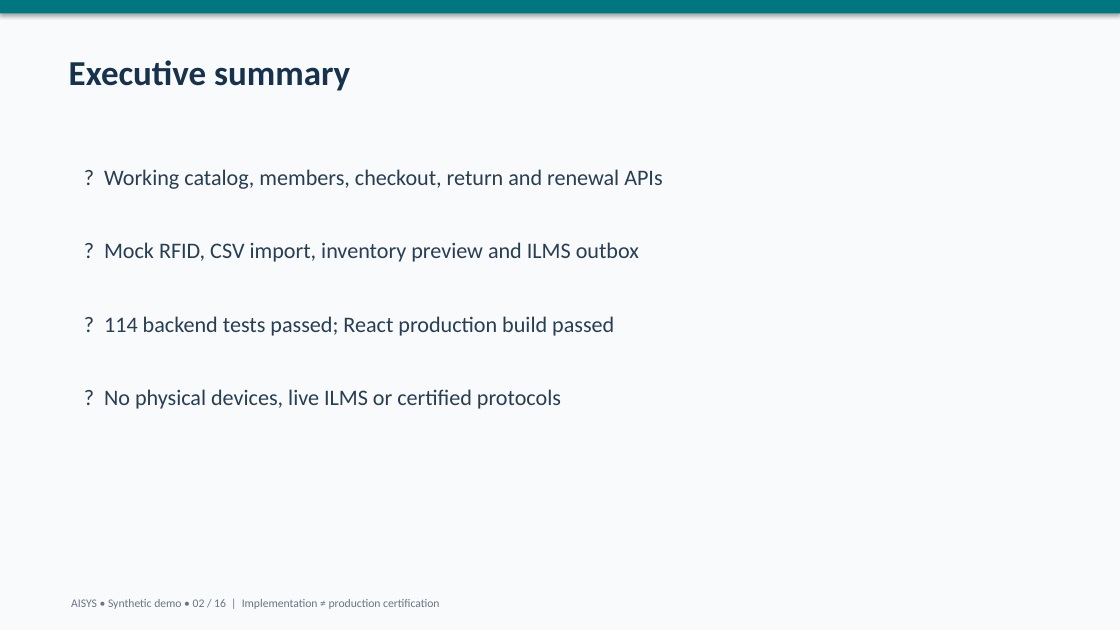
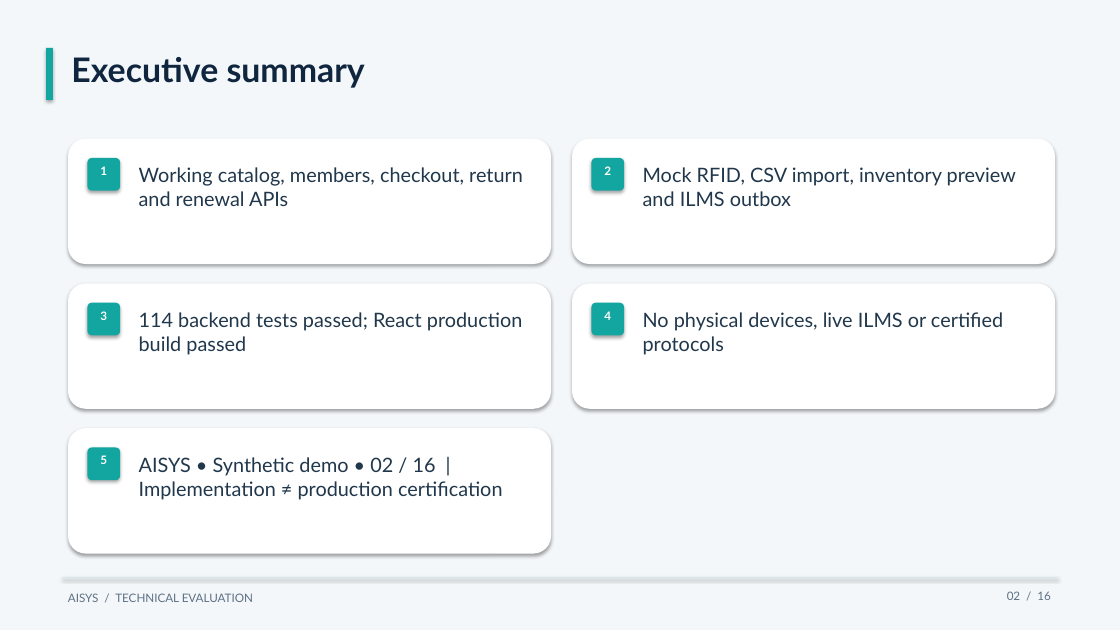
Before and after one commit to Meharsai26/AISYS-Library-Management-System, a slide deck: slide 2 of docs/final/AISYS_Final_Presentation_16_Slides.pptx. Drawn at 1120x630 pixels with LibreOffice and Linux fonts; fonts in the diff are those of the drawing. Boxes give left, top, right and bottom in pixels: in the first picture for what was removed or moved away, otherwise in the second. Text is boxed around its words. In the diff, an @@ line names an element or a change of style, - is before the commit and + after.

Commit message:
docs: adopt professional AISYS evaluation presentation

```diff
--- a/docs/final/AISYS_Final_Presentation_16_Slides.pptx
+++ b/docs/final/AISYS_Final_Presentation_16_Slides.pptx
@@ background #F8FAFC to #FFFFFF @@
@@ rectangle: place and size @@
-rectangle at bbox=[0, 0, 1120, 13]
+rectangle at bbox=[0, 0, 1120, 630]
@@ rectangle at bbox=[0, 0, 1120, 630]: fill #00767E to #F3F7FA @@
@@ rectangle added at bbox=[46, 48, 53, 100], fill #13A5A0 @@
@@ text "Executive summary" at bbox=[71, 57, 365, 88]: size 30 to 29 pt, font Calibri to Lato, text colour #17324D to #10263F @@
@@ rounded rectangle added at bbox=[68, 139, 551, 264], fill #FFFFFF @@
@@ rounded rectangle added at bbox=[572, 139, 1055, 264], fill #FFFFFF @@
@@ rounded rectangle added at bbox=[87, 158, 120, 191], fill #13A5A0 @@
@@ text added at bbox=[100, 166, 107, 175], 10 pt, text #FFFFFF, bold @@
+1
@@ text at bbox=[139, 167, 523, 206]: text changed; size 19 to 17 pt; font Calibri to Lato; text colour #283E52 to #21374B @@
-? Working catalog, members, checkout, return and renewal APIs
+Working catalog, members, checkout, return and renewal APIs
@@ rounded rectangle added at bbox=[592, 158, 624, 191], fill #13A5A0 @@
@@ text added at bbox=[604, 166, 611, 175], 10 pt, text #FFFFFF, bold @@
+2
@@ text at bbox=[643, 167, 1016, 206]: text changed; size 19 to 17 pt; font Calibri to Lato; text colour #283E52 to #21374B @@
-? Mock RFID, CSV import, inventory preview and ILMS outbox
+Mock RFID, CSV import, inventory preview and ILMS outbox
@@ rounded rectangle added at bbox=[68, 283, 551, 408], fill #FFFFFF @@
@@ rounded rectangle added at bbox=[572, 283, 1055, 408], fill #FFFFFF @@
@@ rounded rectangle added at bbox=[87, 302, 120, 335], fill #13A5A0 @@
@@ text added at bbox=[100, 311, 107, 320], 10 pt, text #FFFFFF, bold @@
+3
@@ text at bbox=[139, 312, 522, 355]: text changed; size 19 to 17 pt; font Calibri to Lato; text colour #283E52 to #21374B @@
-? 114 backend tests passed; React production build passed
+114 backend tests passed; React production build passed
@@ rounded rectangle added at bbox=[592, 302, 624, 335], fill #13A5A0 @@
@@ text added at bbox=[604, 311, 611, 320], 10 pt, text #FFFFFF, bold @@
+4
@@ text at bbox=[643, 312, 1003, 355]: text changed; size 19 to 17 pt; font Calibri to Lato; text colour #283E52 to #21374B @@
-? No physical devices, live ILMS or certified protocols
+No physical devices, live ILMS or certified protocols
@@ rounded rectangle added at bbox=[68, 429, 551, 554], fill #FFFFFF @@
@@ rounded rectangle added at bbox=[87, 448, 120, 481], fill #13A5A0 @@
@@ text added at bbox=[100, 455, 107, 464], 10 pt, text #FFFFFF, bold @@
+5
@@ text "AISYS • Synthetic demo • ...": place and size @@
-text "AISYS • Synthetic demo • ..." at bbox=[71, 599, 439, 609]
+text "AISYS • Synthetic demo • ..." at bbox=[139, 457, 502, 500]
@@ text "AISYS • Synthetic demo • ..." at bbox=[139, 457, 502, 500]: size 10 to 17 pt, font Calibri to Lato, text colour #697584 to #21374B @@
@@ rectangle added at bbox=[62, 577, 1058, 578], fill #DBE5EC @@
@@ text added at bbox=[68, 593, 253, 602], 10 pt, text #5E7184 @@
+AISYS / TECHNICAL EVALUATION
@@ text added at bbox=[1007, 591, 1050, 600], 10 pt, text #5E7184 @@
+02 / 16
```
Also in this commit, not shown: 15 other slides changed.
